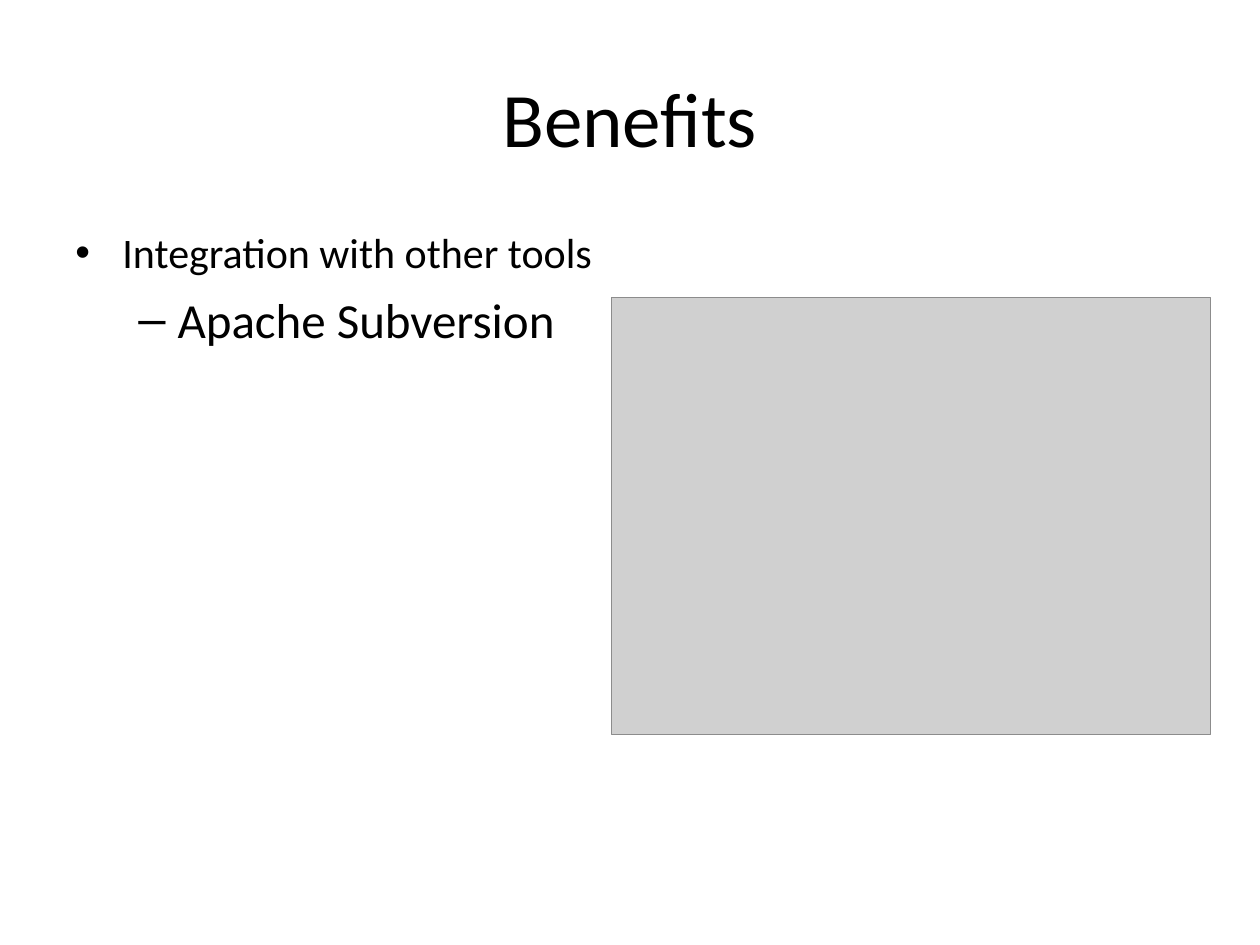
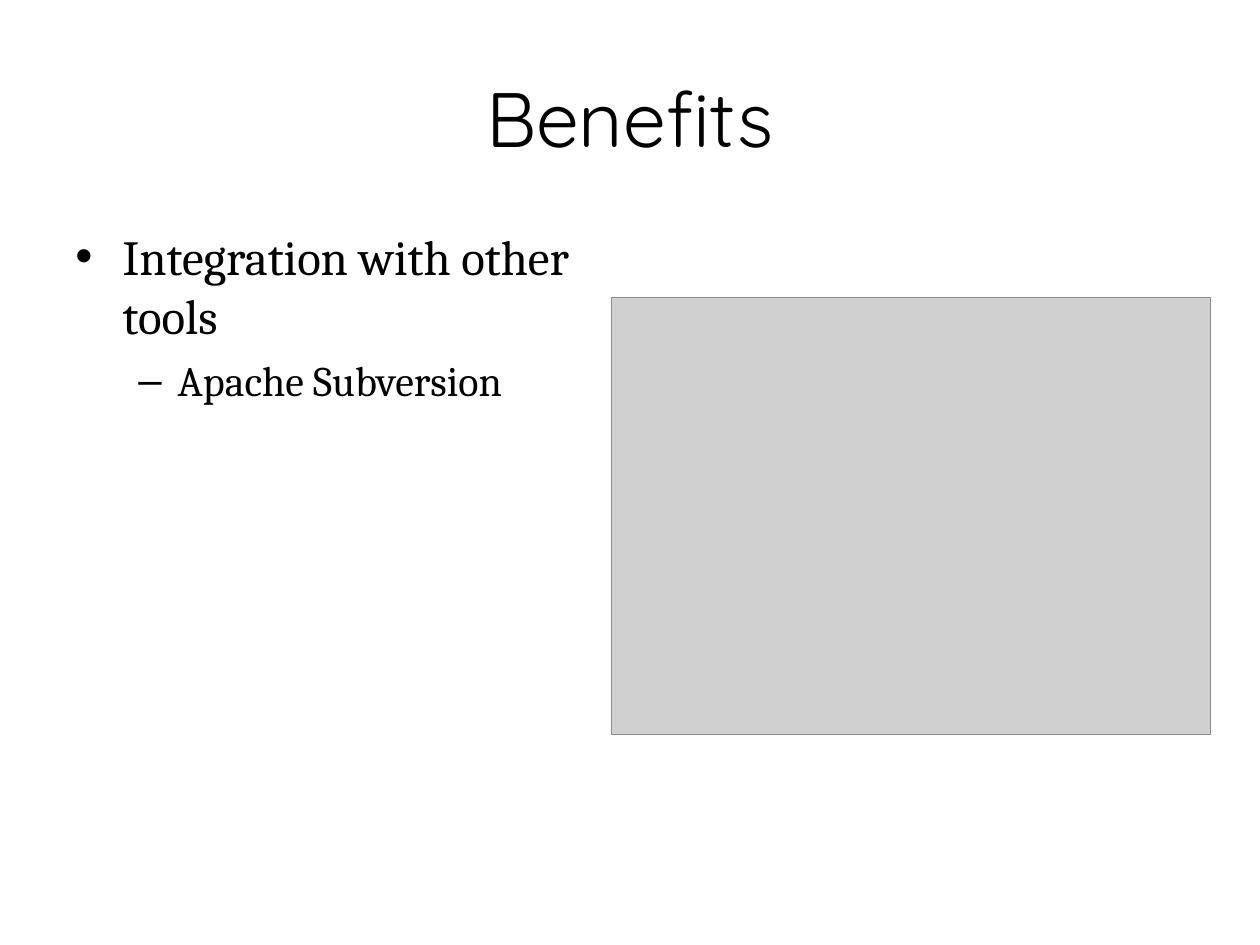
Before and after one commit to hdgarrood/yini-cttb-redmine, a slide deck: slide 4 of Migrating to Redmine.ppt. Drawn at 1260x945 pixels with LibreOffice and Linux fonts; fonts in the diff are those of the drawing; grey boxes stand for pictures; background and template pictures are left out. Boxes give left, top, right and bottom in pixels: in the first picture for what was removed or moved away, otherwise in the second. Text is boxed around its words. In the diff, an @@ line names an element or a change of style, - is before the commit and + after.

Commit message:
make it look good
done in ms office 2010 on windows -- probs best to keep all changes on
this platform from now on.
fixed all the styles so that they can all be changed together easily

```diff
--- a/Migrating to Redmine.ppt
+++ b/Migrating to Redmine.ppt
@@ title "Benefits" at (486,90,773,148): font Calibri to Quicksand @@
@@ text "Integration with other tools" at (123,241,569,405): size 24 to 28 pt in "Integration with other tools"; font Calibri to Cambria; size 28 to 24 pt in "Apache Subversion"; indent changed; less space between paragraphs @@
```
Also in this commit, not shown: 6 other slides changed.
